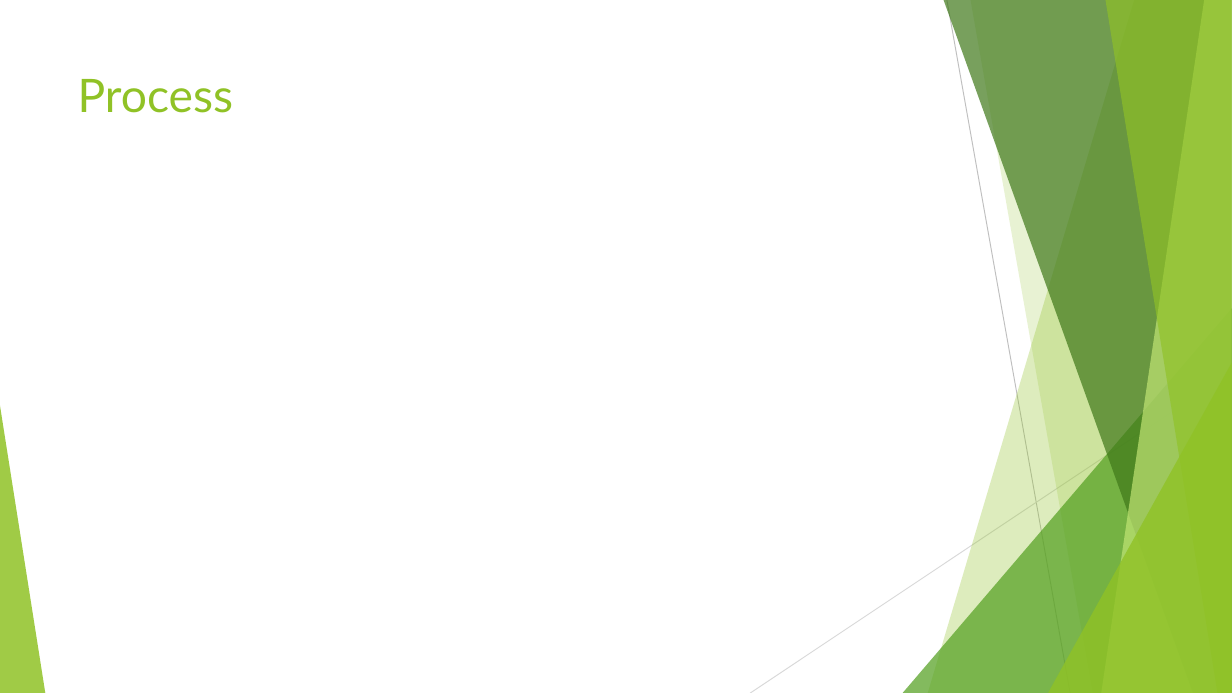
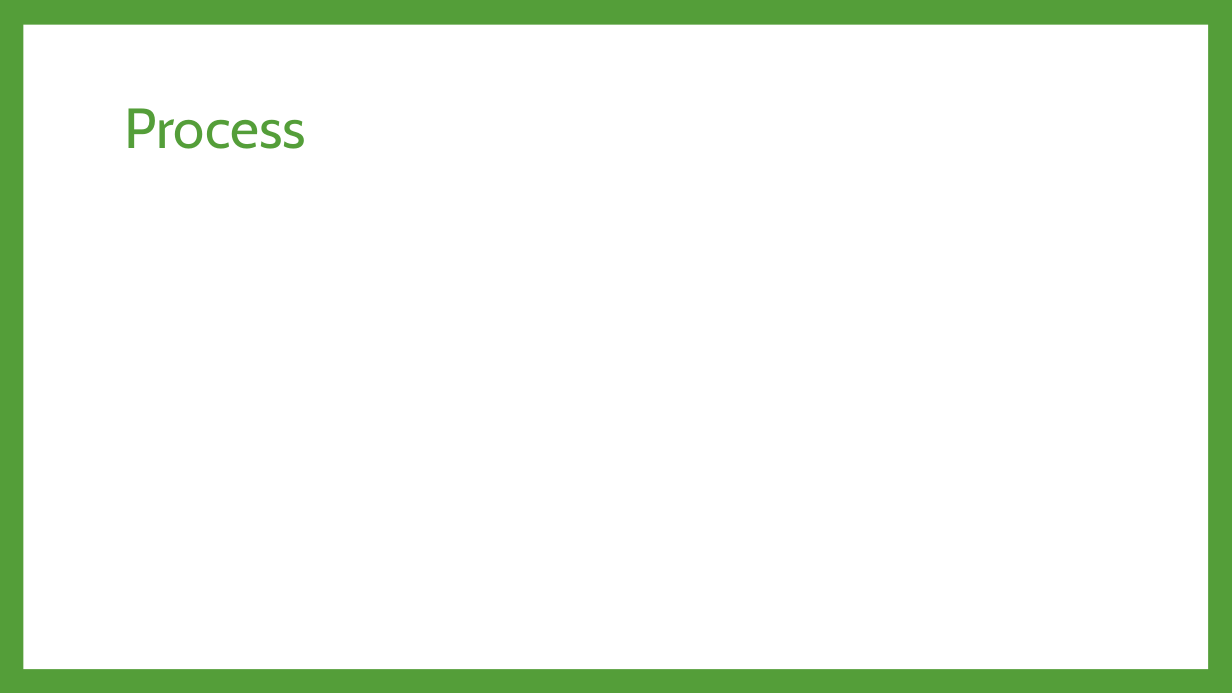
Before and after one commit to C-Strunge/3.SemesterSWD-Eksamen.Final, a slide deck: slide 6 of The Next præsentation.pptx. Drawn at 1232x693 pixels with LibreOffice and Linux fonts; fonts in the diff are those of the drawing. Boxes give left, top, right and bottom in pixels: in the first picture for what was removed or moved away, otherwise in the second. Text is boxed around its words. In the diff, an @@ line names an element or a change of style, - is before the commit and + after.

```diff
--- a/The Next præsentation.pptx
+++ b/The Next præsentation.pptx
@@ background #FFFFFF to #549E39 @@
@@ rectangle added at (23,25,1208,669), fill #FFFFFF @@
@@ title "Process": place and size @@
-title "Process" at (78,79,233,113)
+title "Process" at (125,108,306,149)
@@ title "Process" at (125,108,306,149): size 36 to 44 pt, font Lato to Cabin, text colour #90C226 to #549E39; line spacing 1 to 0.9; vertical alignment top to middle @@
@@ group removed at (0,0,1232,693): 5 freeform shapes, 3 triangles, 2 lines @@
```
Also in this commit, not shown: 3 other slides changed, 2 slides added, 2 slides removed, 2 other files.
